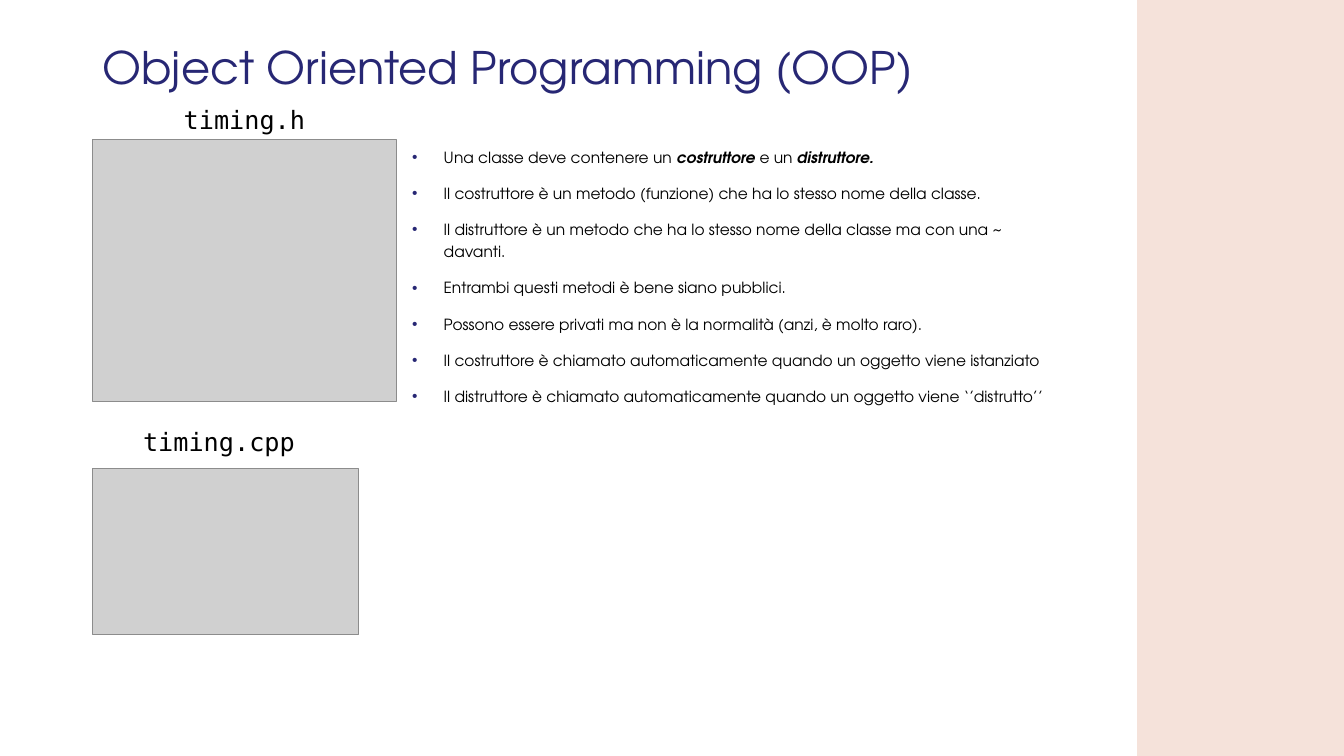
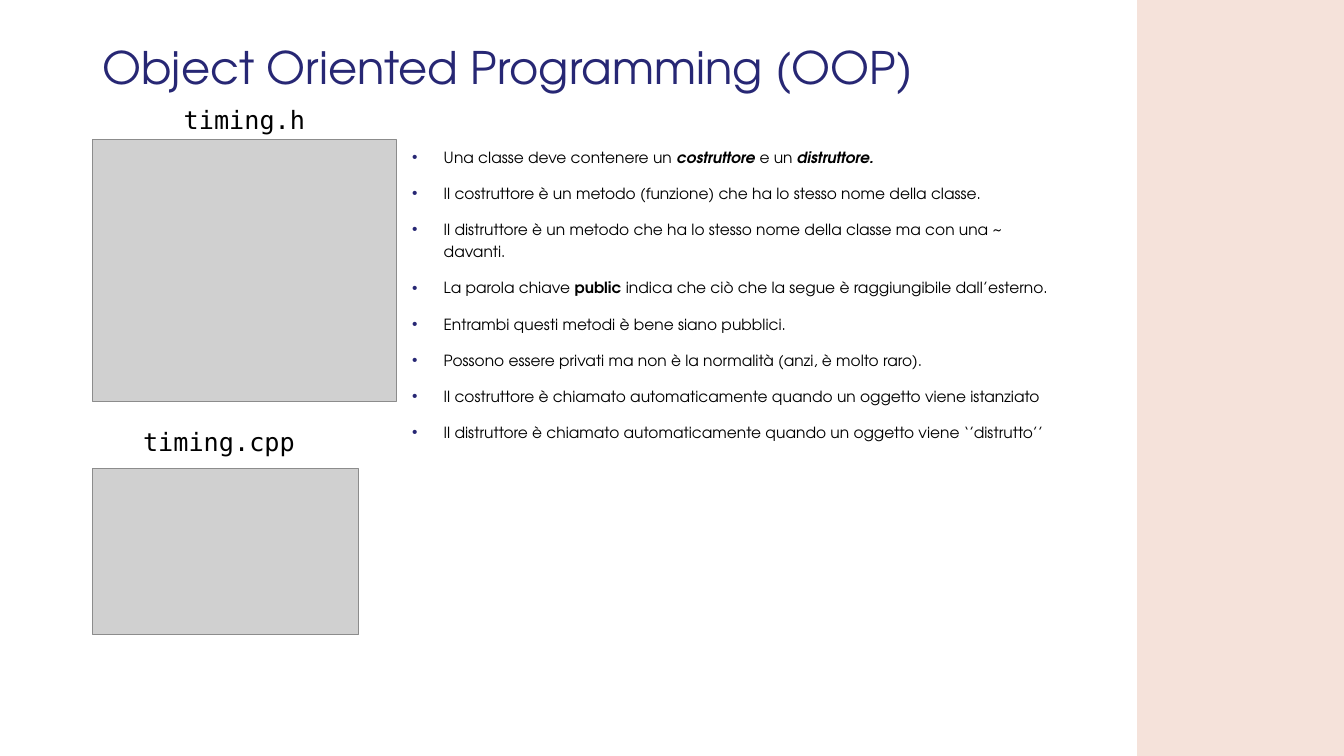
Before and after one commit to GMATZEU42/WS, a slide deck: slide 6 of WS02/WS_2.odp. Drawn at 1344x756 pixels with LibreOffice and Linux fonts; fonts in the diff are those of the drawing; grey boxes stand for pictures; background and template pictures are left out. Boxes give left, top, right and bottom in pixels: in the first picture for what was removed or moved away, otherwise in the second. Text is boxed around its words. In the diff, an @@ line names an element or a change of style, - is before the commit and + after.

```diff
--- a/WS02/WS_2.odp
+++ b/WS02/WS_2.odp
@@ text at (x1=444, y1=281, x2=1048, y2=297): paragraph added @@
+• La parola chiave public indica che ciò che la segue è raggiungibile dall’esterno.
```
Also in this commit, not shown: 5 other slides changed, 2 slides added, 3 slides removed.
